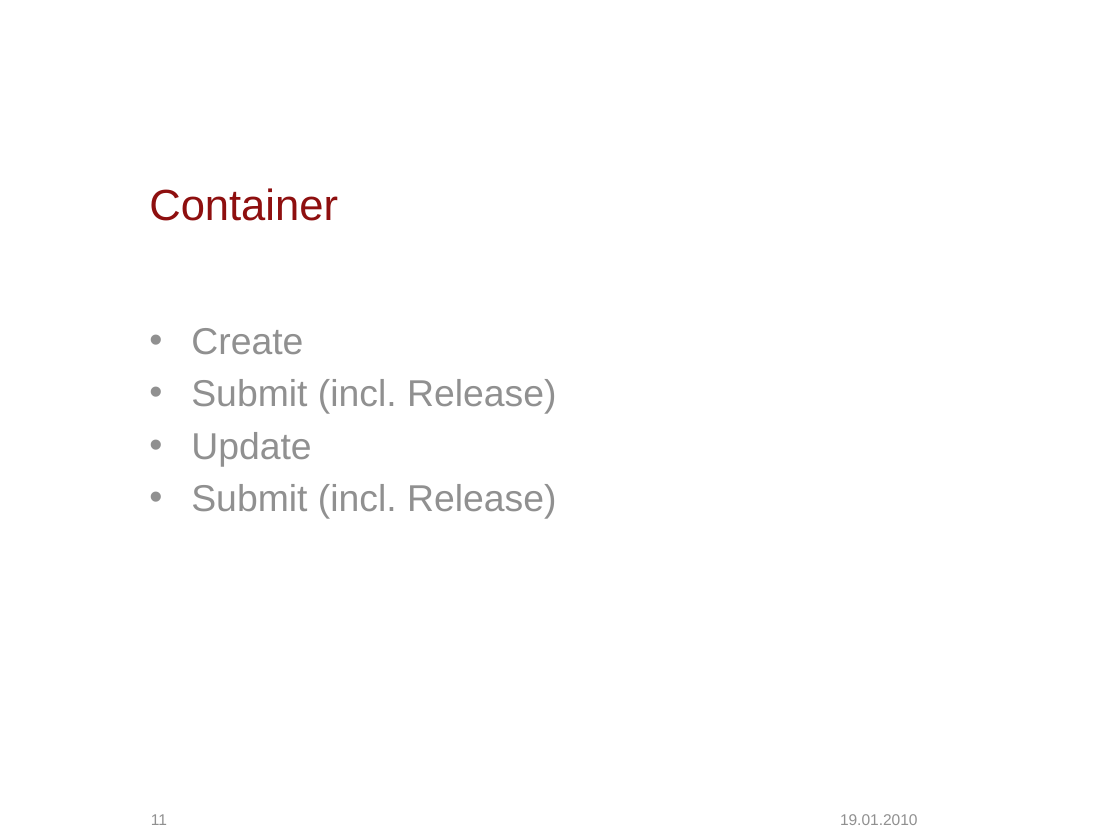
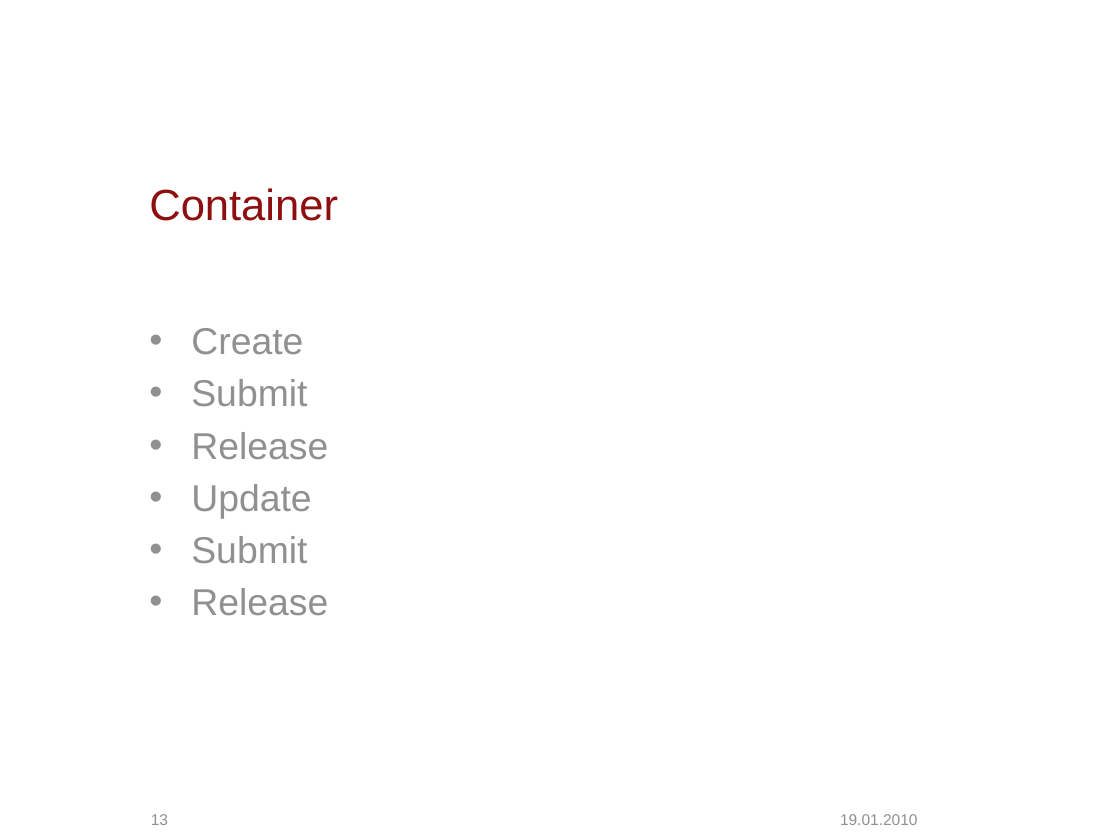
Before and after one commit to escidoc/escidoc-examples-old, a slide deck: slide 13 of doc/presentation.pptx (slide 11 before the commit). Drawn at 1120x840 pixels with LibreOffice and Linux fonts; fonts in the diff are those of the drawing; background and template pictures are left out. Boxes give left, top, right and bottom in pixels: in the first picture for what was removed or moved away, otherwise in the second. Text is boxed around its words. In the diff, an @@ line names an element or a change of style, - is before the commit and + after.

```diff
--- a/doc/presentation.pptx
+++ b/doc/presentation.pptx
@@ text at [191, 379, 328, 459]: text changed @@
-• Submit (incl. Release)
+• Submit
+• Release
@@ text at [191, 536, 328, 615]: text changed @@
-• Submit (incl. Release)
+• Submit
+• Release
@@ page number at [151, 814, 168, 825]: text changed @@
-11
+13
```
Also in this commit, not shown: 8 other slides changed, 3 slides added.
